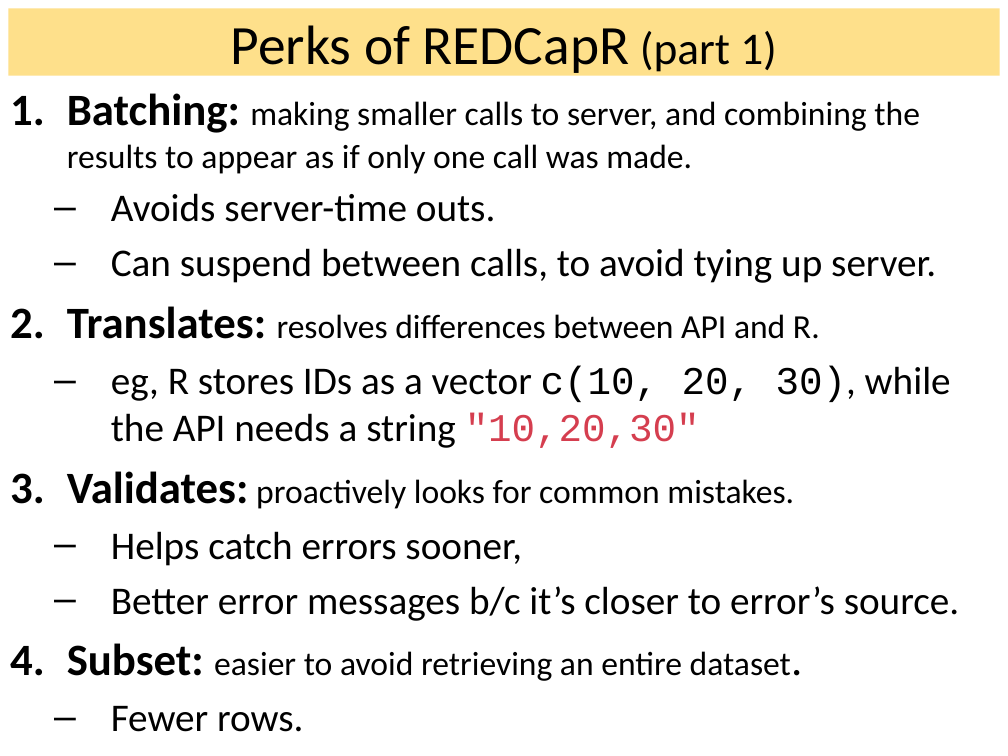
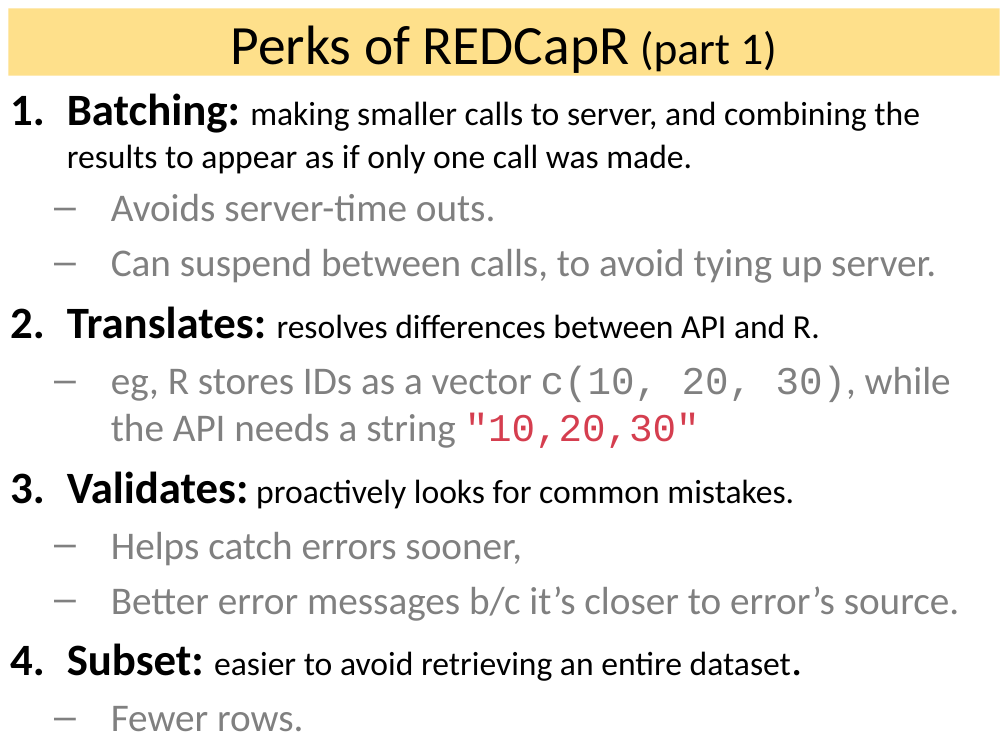
Before and after one commit to OuhscBbmc/StatisticalComputing, a slide deck: slide 31 of 2014_Presentations/09_September/LiterateProgrammingPatternsAndPracticesWithREDCap.pptx (slide 29 before the commit). Drawn at 1008x756 pixels with LibreOffice and Linux fonts; fonts in the diff are those of the drawing. Boxes give left, top, right and bottom in pixels: in the first picture for what was removed or moved away, otherwise in the second. Text is boxed around its words. In the diff, an @@ line names an element or a change of style, - is before the commit and + after.

```diff
--- a/2014_Presentations/09_September/LiterateProgrammingPatternsAndPracticesWithREDCap.pptx
+++ b/2014_Presentations/09_September/LiterateProgrammingPatternsAndPracticesWithREDCap.pptx
@@ text at [111,194,960,731]: text colour #000000 to #808080 in "Avoids server-time outs.", "Can suspend between calls, to avoid tying ...", "eg, R stores IDs as a vector ...", "Helps catch errors sooner," and 3 more places @@
```
Also in this commit, not shown: 10 other slides changed, 7 slides added.
